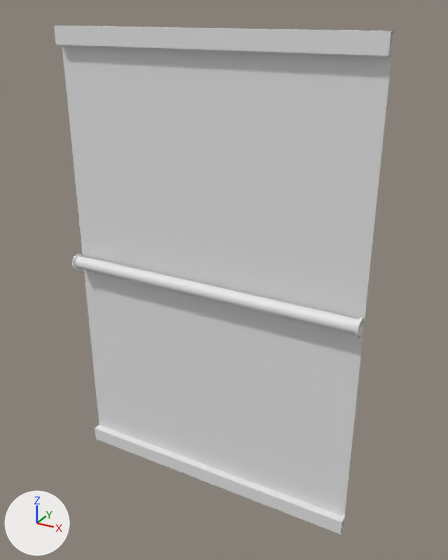
What one commit did to the FBX model Project3Demo/Assets/Resources/Meshes/Environment/Wall_LowerDeck_Middle.FBX.
The view is the same before and after, from a 50 mm camera at (2.79, -3.02, 3.1) aimed at (1.1, 0.06, 1.56). The lights are fixed; the arrows at lower left show +X, +Y and +Z. Where no turn or scale is listed for an object, it has been applied to the vertices.

The older version as bpy lines, for what is in view:
```python
me_mesh = bpy.data.meshes.new('Mesh')
me_mesh.from_pydata(...)  # 116 vertices, 67 faces; spans x 0.0..2.0, y -0.11..0.0, z 0.0..3.0
ob_plane009 = bpy.data.objects.new('Plane009', me_mesh)
ob_plane009.location = (0.0, 0.028, 0.0)
```
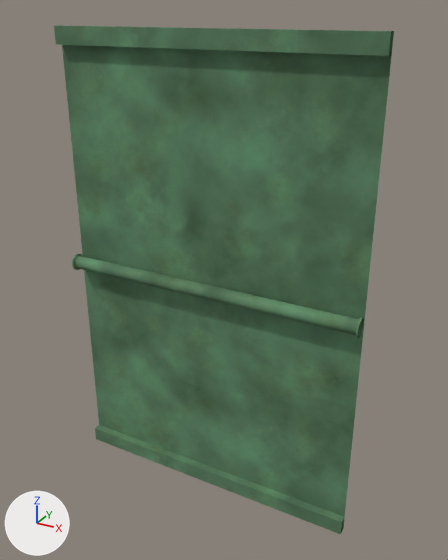
The newer file is also turned or shifted as a whole; pictures and numbers use the older file's frame.

Boxes [x1, y1, x2, y2] around the edits, measured in the pictures (448 x 560 px):
'Plane009', recoloured (grey to green)
    both: [54, 25, 394, 534]

The change, as a list of edits to the scene's bpy script:
```text
Add img_sand_dirt_basecolor_tga:
    img_sand_dirt_basecolor_tga = load_image('Sand_Dirt_basecolor.tga', '../../Textures/Environment/Sand_Dirt_basecolor.tga', 1024, 1024, 'sRGB')
Add mat_01___default:
    mat_01___default = principled_material('01 - Default')
    mat_01___default.texture = img_sand_dirt_basecolor_tga
    mat_01___default.roughness = 0.859
Change me_mesh:
    where me_mesh.from_pydata(...)  # 116 vertices, 67 faces; spans x 0.0..2.0, y -0.11..0.0, z 0.0..3.0
    add me_mesh.materials.append(mat_01___default)  # picture img_sand_dirt_basecolor_tga
```
